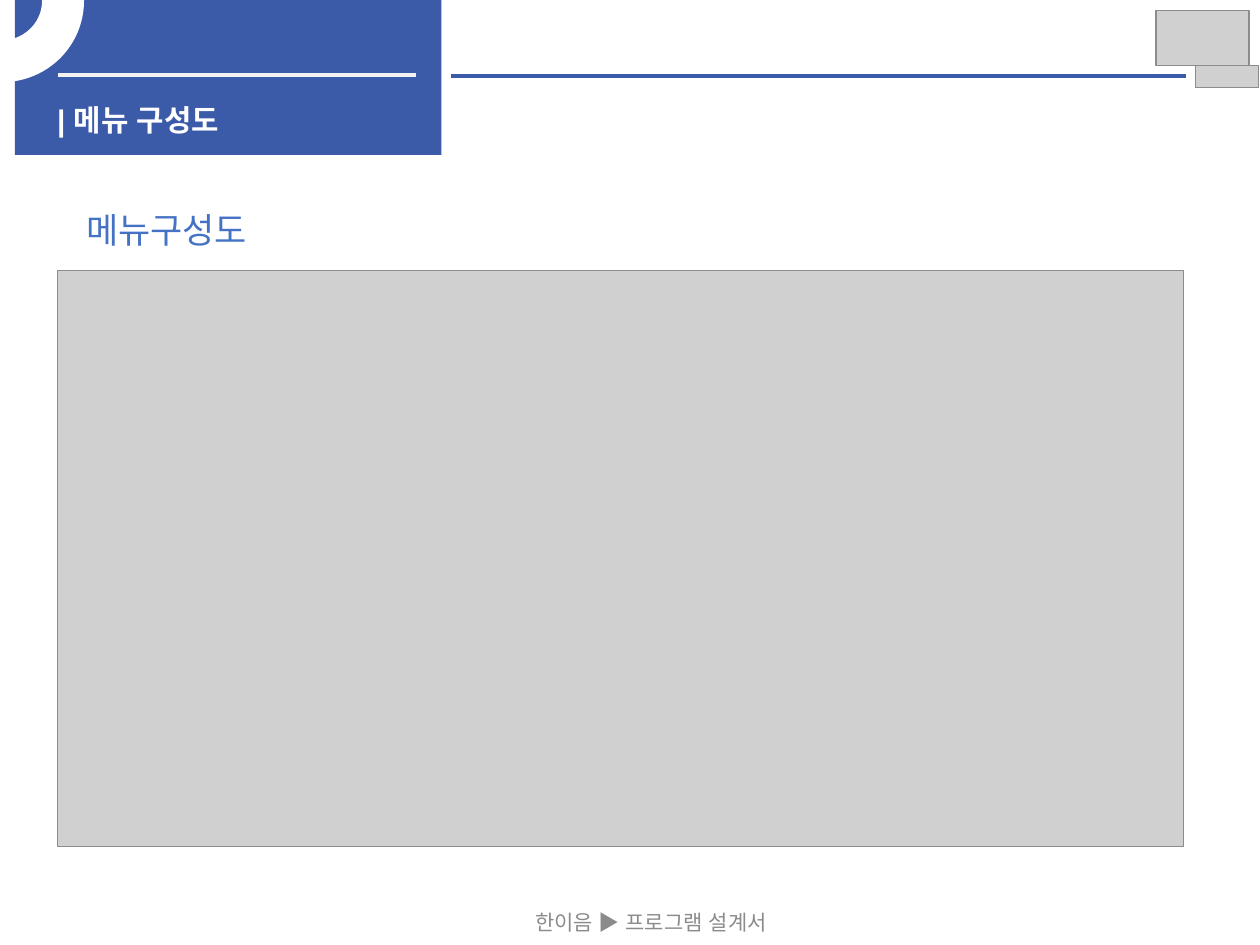
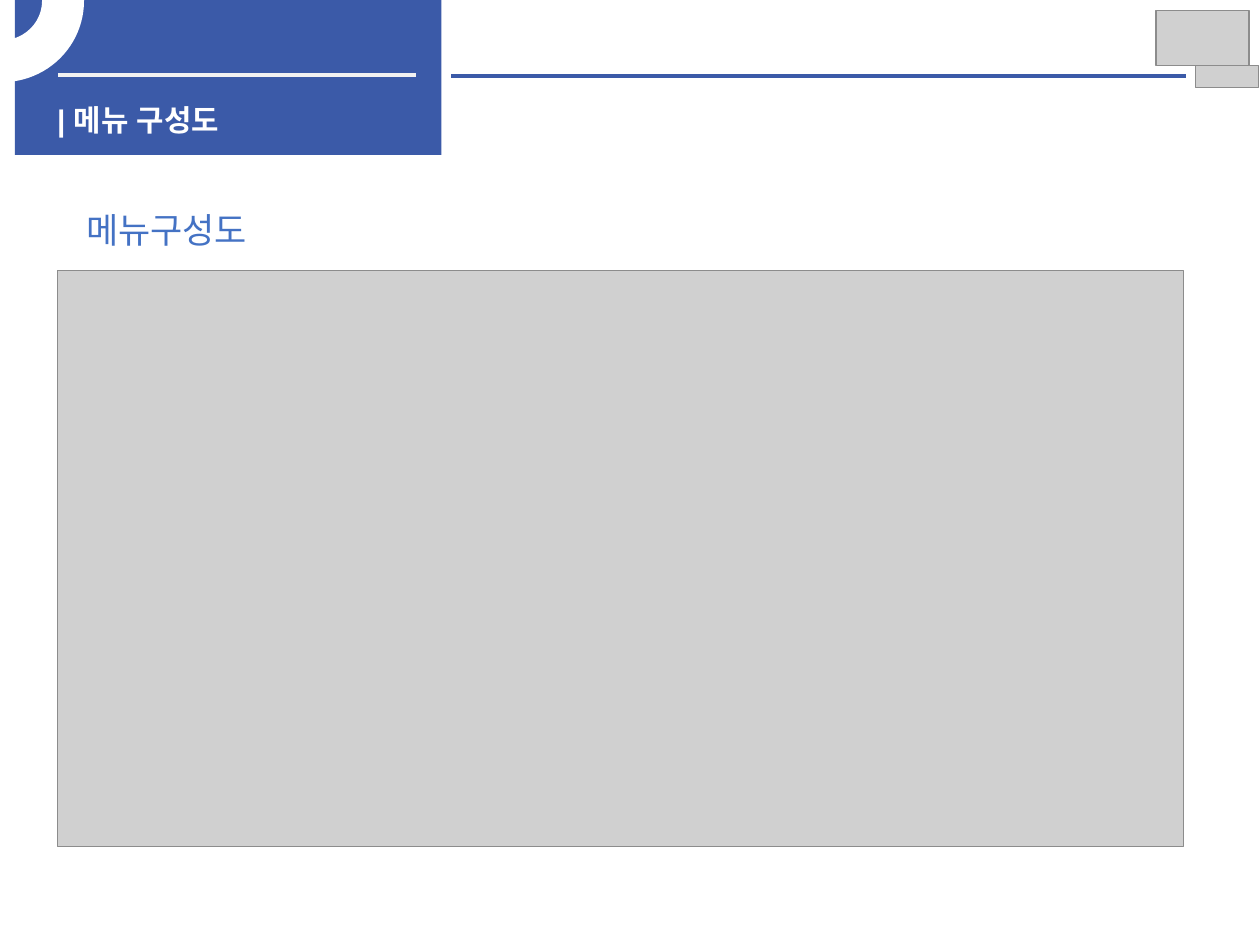
Before and after one commit to woojin1027/THE-FACO, a slide deck: slide 12 of 중간보고서/중간보고서.pptx. Drawn at 1260x945 pixels with LibreOffice and Linux fonts; fonts in the diff are those of the drawing; grey boxes stand for pictures. Boxes give left, top, right and bottom in pixels: in the first picture for what was removed or moved away, otherwise in the second. Text is boxed around its words. In the diff, an @@ line names an element or a change of style, - is before the commit and + after.

```diff
--- a/중간보고서/중간보고서.pptx
+++ b/중간보고서/중간보고서.pptx
@@ text removed at (x1=535, y1=913, x2=767, y2=932) @@
-한이음 ▶ 프로그램 설계서
```
Also in this commit, not shown: 9 other slides changed, 1 slide added, 5 other files.
